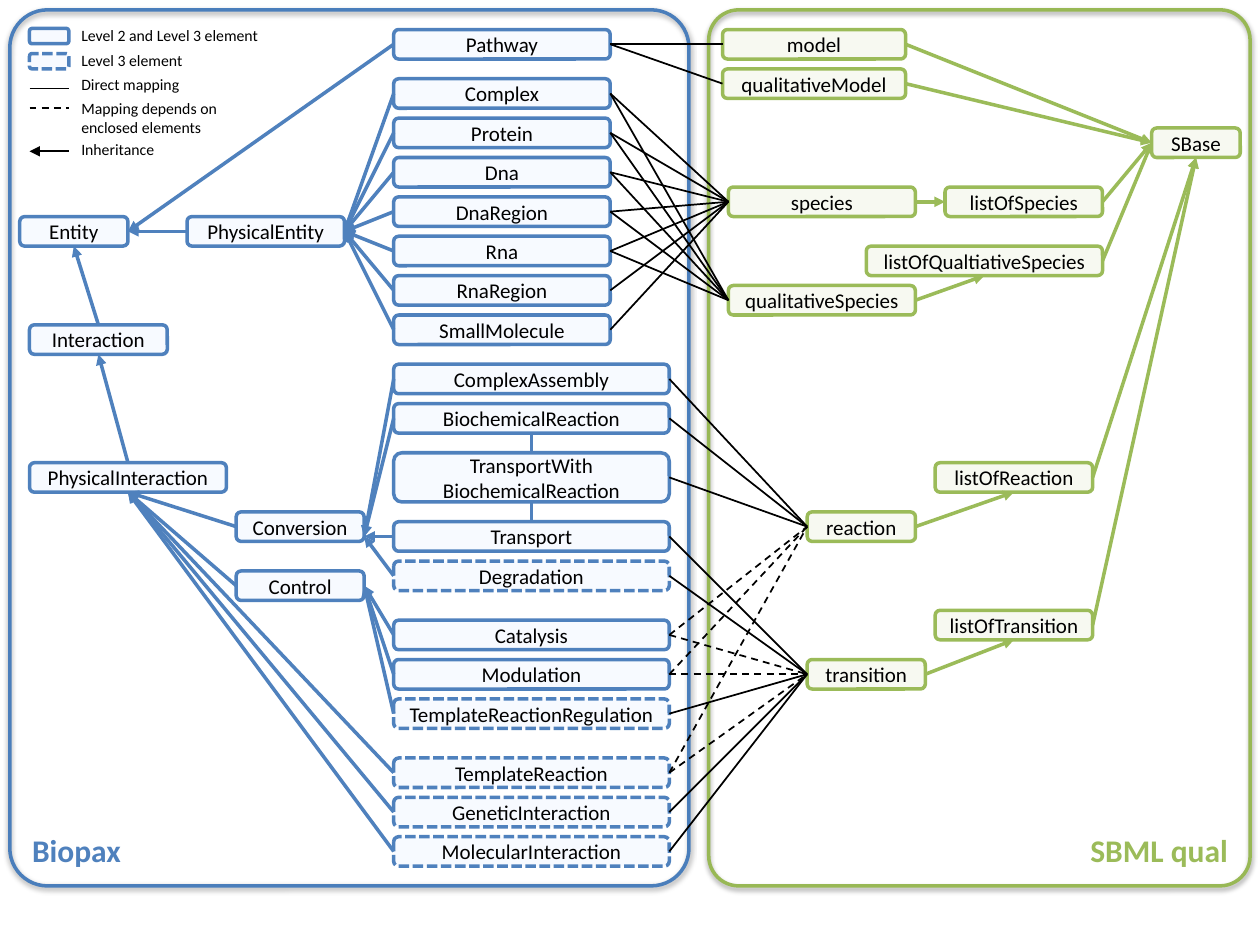
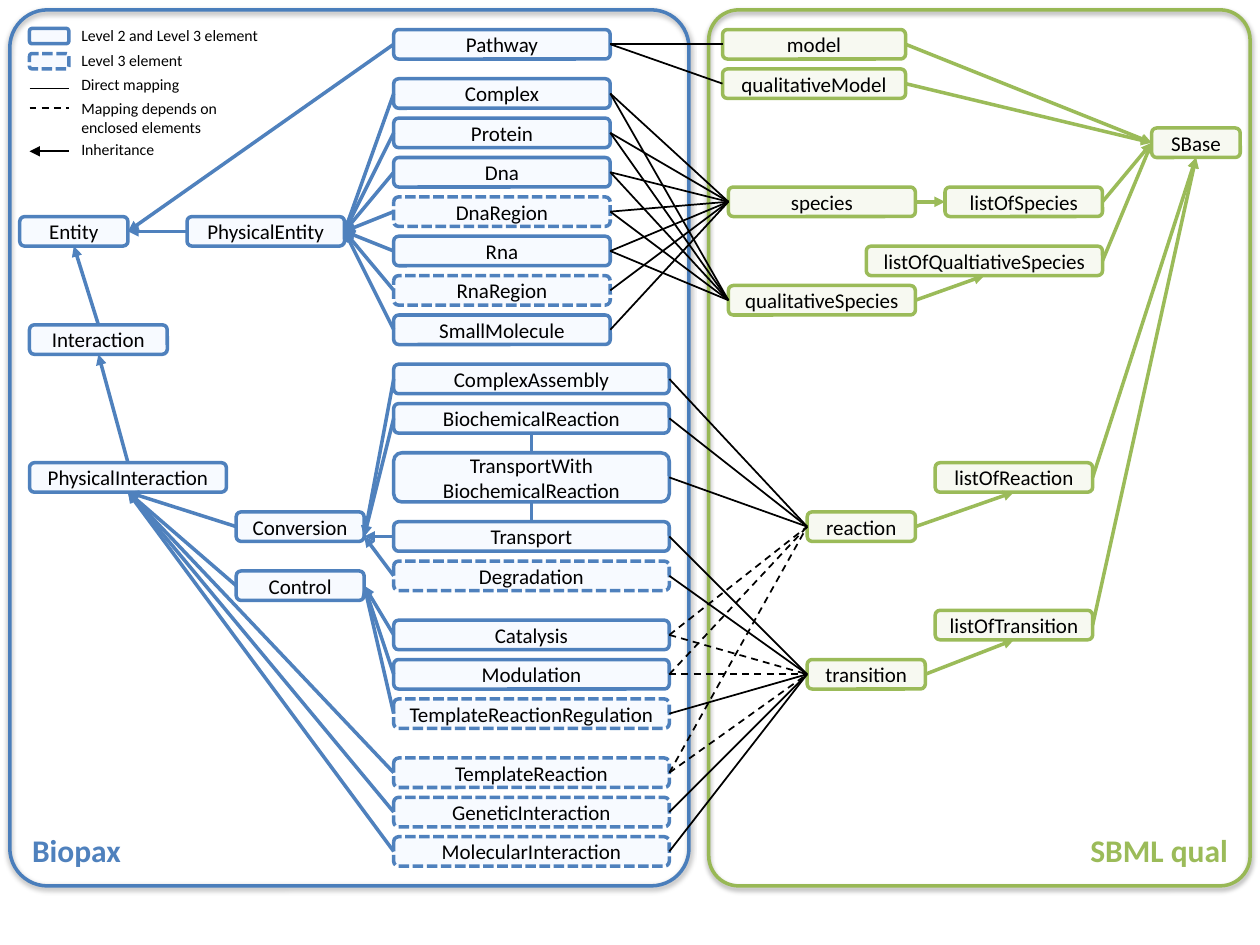
Before and after one commit to draeger-lab/SBVC, a slide deck: slide 5 of doc/ECCB2012_paper/Conversion.pptx. Drawn at 1260x945 pixels with LibreOffice and Linux fonts; fonts in the diff are those of the drawing. Boxes give left, top, right and bottom in pixels: in the first picture for what was removed or moved away, otherwise in the second. Text is boxed around its words. In the diff, an @@ line names an element or a change of style, - is before the commit and + after.

```diff
--- a/doc/ECCB2012_paper/Conversion.pptx
+++ b/doc/ECCB2012_paper/Conversion.pptx
@@ rounded rectangle "DnaRegion" at (393, 197, 610, 226): outline #4F81BD 2 pt to #4F81BD 2 pt dashed @@
@@ rounded rectangle "RnaRegion" at (393, 276, 610, 305): outline #4F81BD 2 pt to #4F81BD 2 pt dashed @@
```
Also in this commit, not shown: 2 other files.
